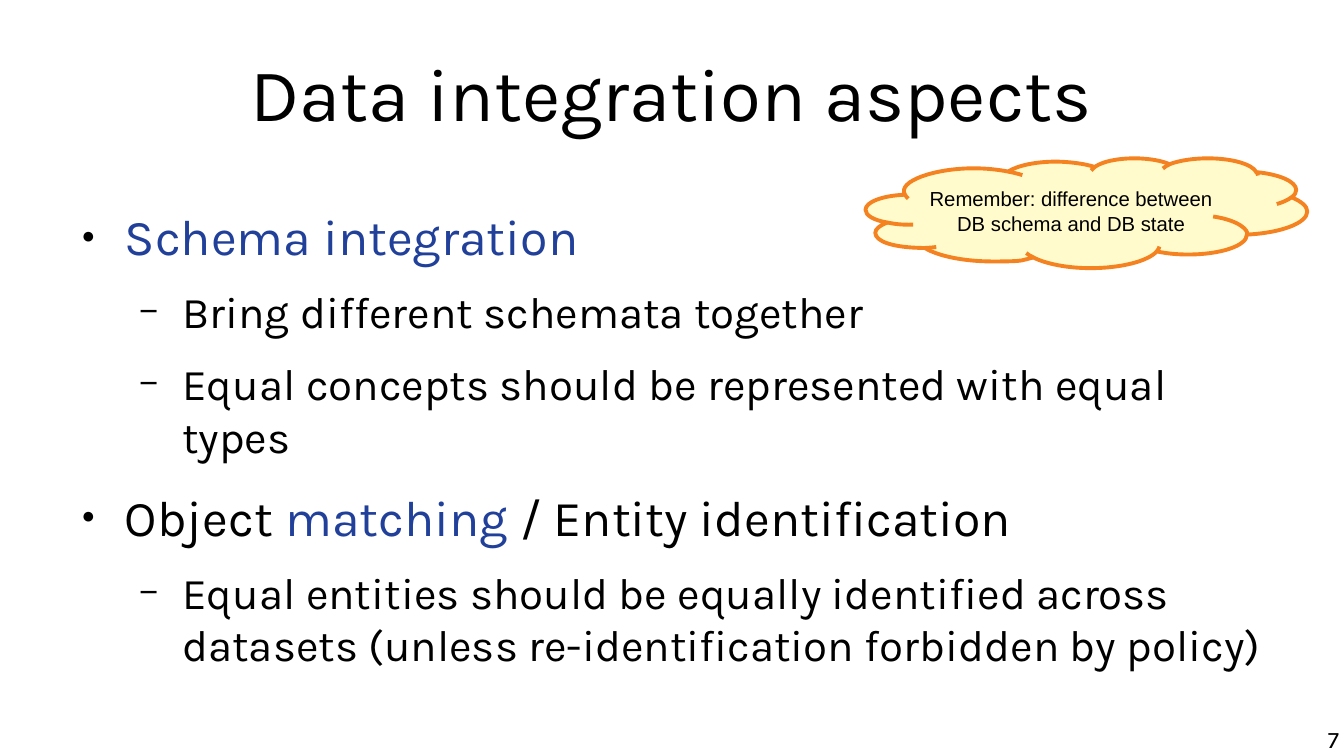
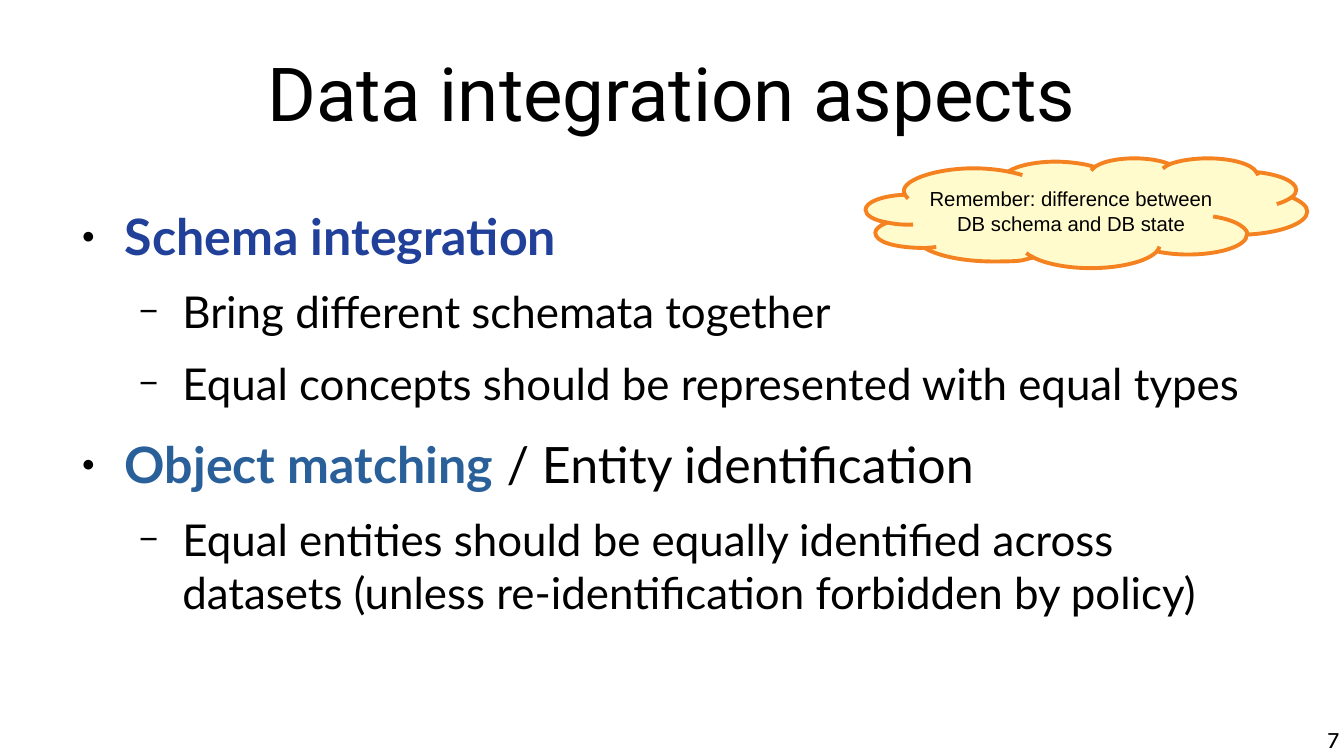
Before and after one commit to marco-calautti/data-mining-course, a slide deck: slide 7 of theory/odp/tt04_integration_cleaning.odp. Drawn at 1344x756 pixels with LibreOffice and Linux fonts; fonts in the diff are those of the drawing. Boxes give left, top, right and bottom in pixels: in the first picture for what was removed or moved away, otherwise in the second. Text is boxed around its words. In the diff, an @@ line names an element or a change of style, - is before the commit and + after.

```diff
--- a/theory/odp/tt04_integration_cleaning.odp
+++ b/theory/odp/tt04_integration_cleaning.odp
@@ title "Data integration aspects" at [267, 67, 1075, 137]: font Karla to Roboto @@
@@ text "Schema integration" at [125, 217, 1239, 617]: font Karla to Lato; bold on in "Schema integration", "Object matching"; text colour #000000 to #2A6099 in "Object"; text colour #21409A to #2A6099 in "matching" @@
```
Also in this commit, not shown: 25 other slides changed, 1 slide added, 1 slide removed, 10 other files.
